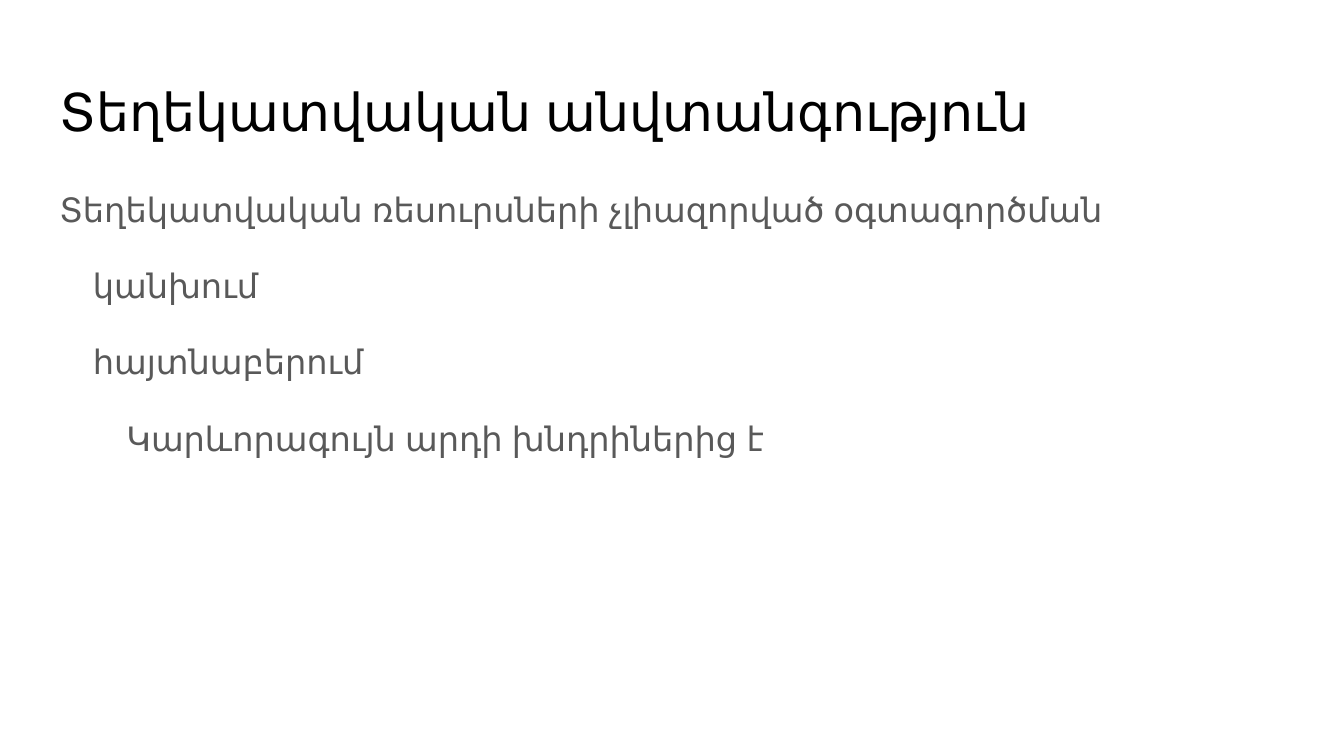
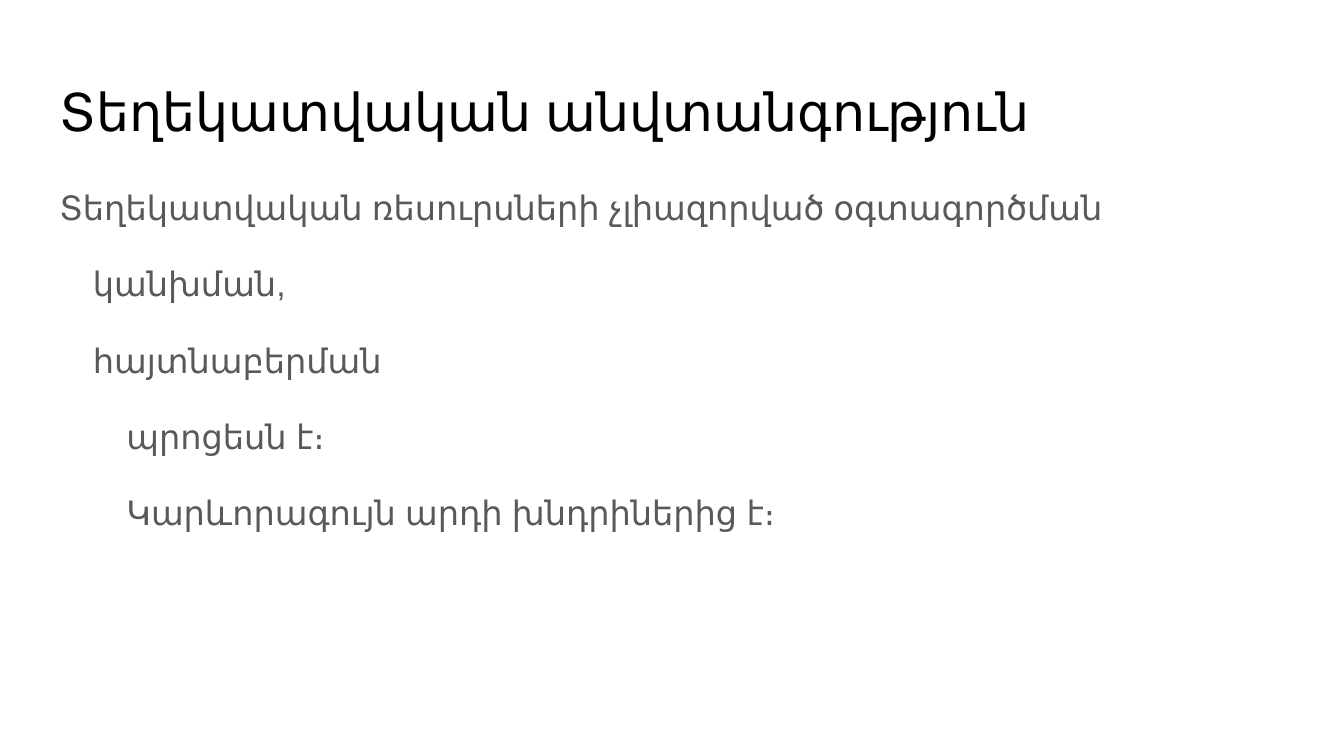
Before and after one commit to axper/lmap, a slide deck: slide 3 of tex/2016/presentation/presentation.pptx. Drawn at 1344x756 pixels with LibreOffice and Linux fonts; fonts in the diff are those of the drawing. Boxes give left, top, right and bottom in pixels: in the first picture for what was removed or moved away, otherwise in the second. Text is boxed around its words. In the diff, an @@ line names an element or a change of style, - is before the commit and + after.

```diff
--- a/tex/2016/presentation/presentation.pptx
+++ b/tex/2016/presentation/presentation.pptx
@@ text at (93,270,776,532): text changed @@
-կանխում
-հայտնաբերում
-Կարևորագույն արդի խնդրիներից է
+կանխման,
+հայտնաբերման
+պրոցեսն է։
+Կարևորագույն արդի խնդրիներից է։
```
Also in this commit, not shown: 9 other slides changed, 1 slide added, 2 other files.
